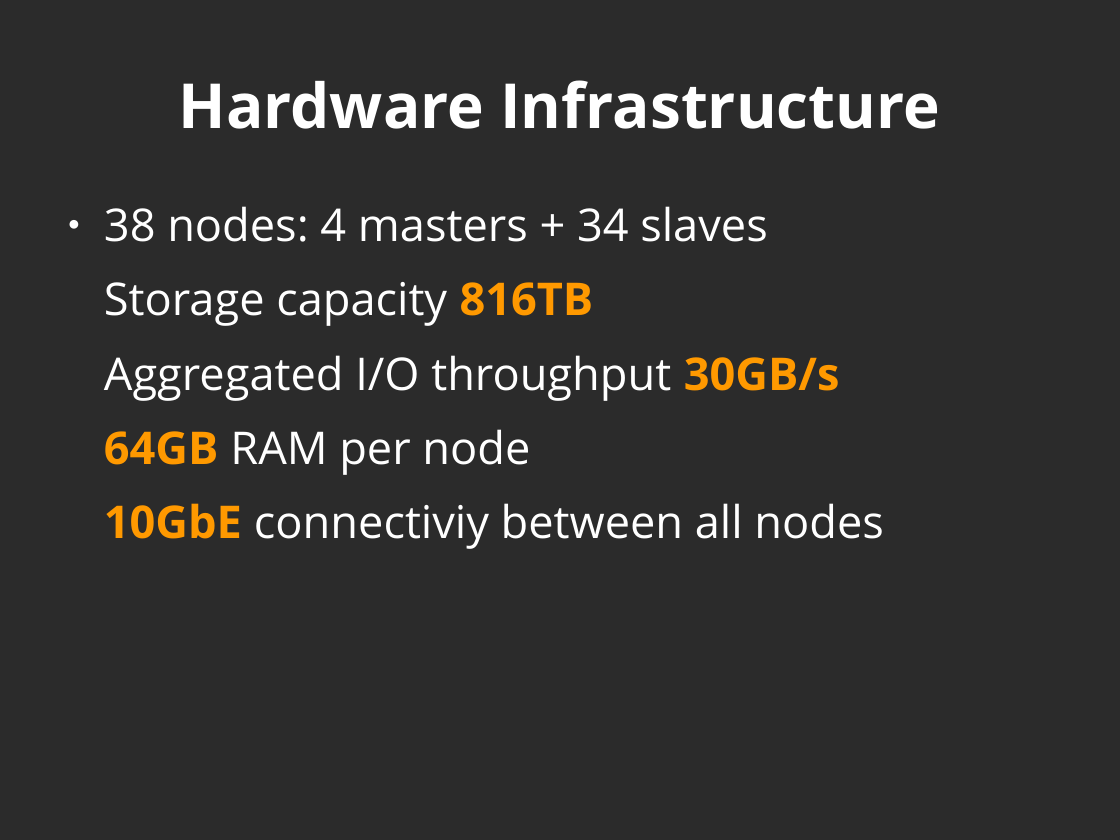
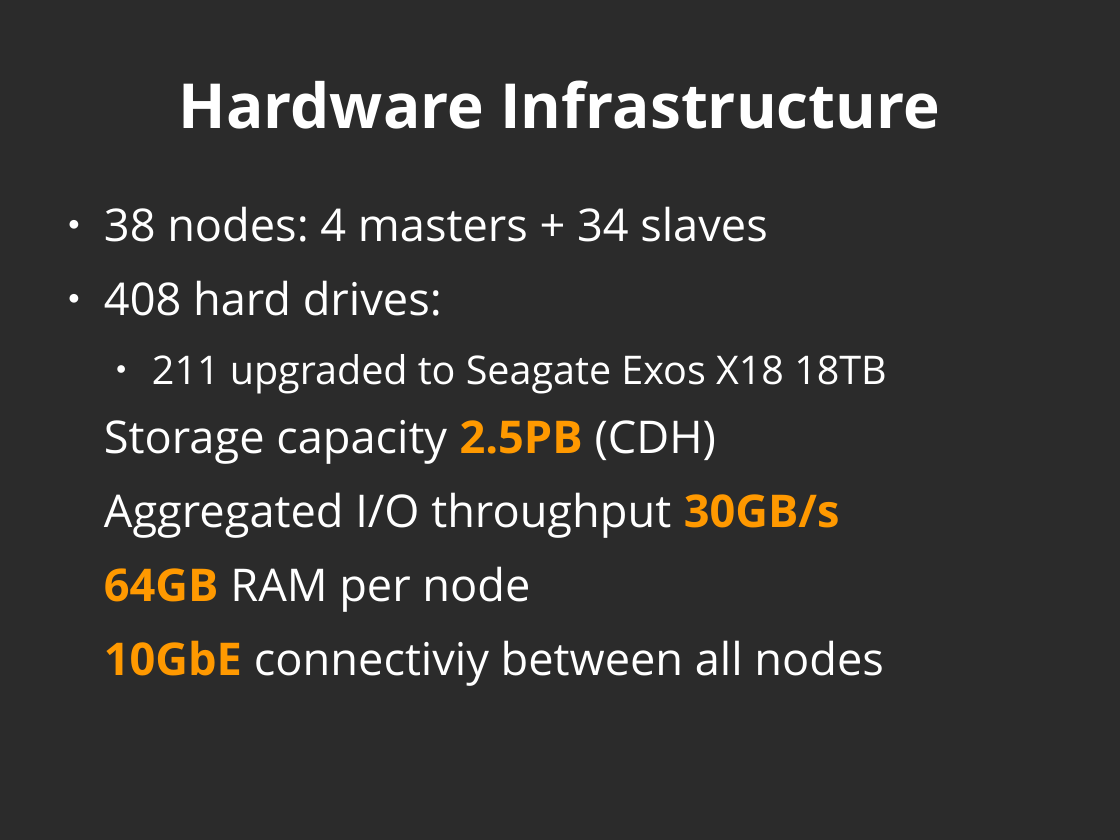
Before and after one commit to javicacheiro/pyspark_course, a slide deck: slide 7 of extended/unit_1_services_overview.odp. Drawn at 1120x840 pixels with LibreOffice and Linux fonts; fonts in the diff are those of the drawing; background and template pictures are left out; a plain dark background stands for a picture behind light text. Boxes give left, top, right and bottom in pixels: in the first picture for what was removed or moved away, otherwise in the second. Text is boxed around its words. In the diff, an @@ line names an element or a change of style, - is before the commit and + after.

```diff
--- a/extended/unit_1_services_overview.odp
+++ b/extended/unit_1_services_overview.odp
@@ text at [104, 280, 887, 464]: text changed @@
-Storage capacity 816TB
+● 408 hard drives:
+  ● 211 upgraded to Seagate Exos X18 18TB
+Storage capacity 2.5PB (CDH)
```
Also in this commit, not shown: 2 other slides changed, 3 slides added, 3 slides removed, 1 other file.
